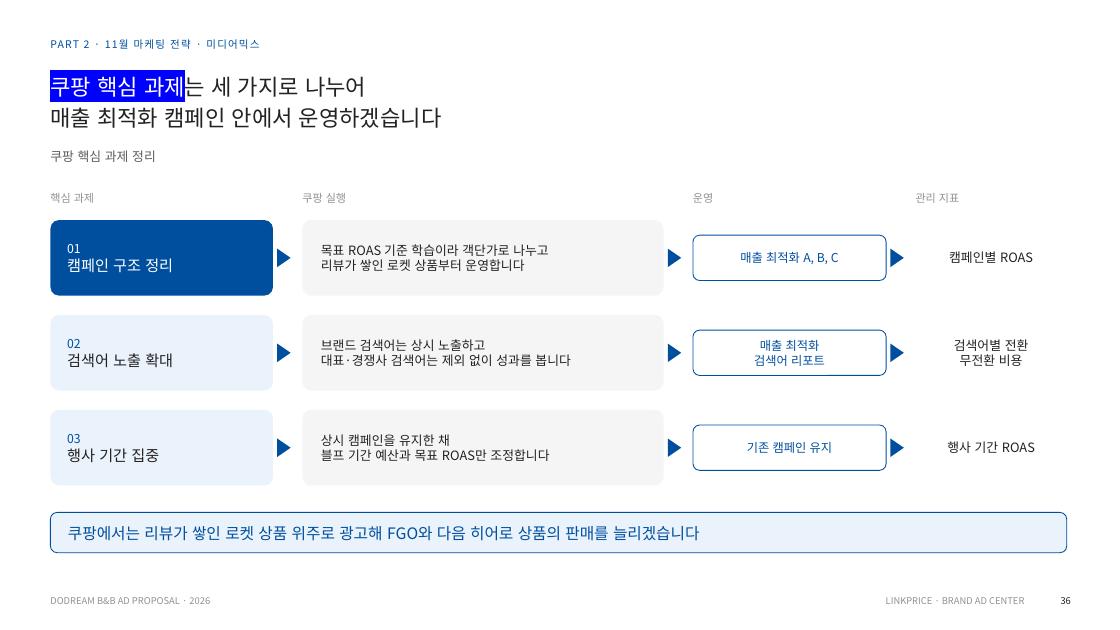
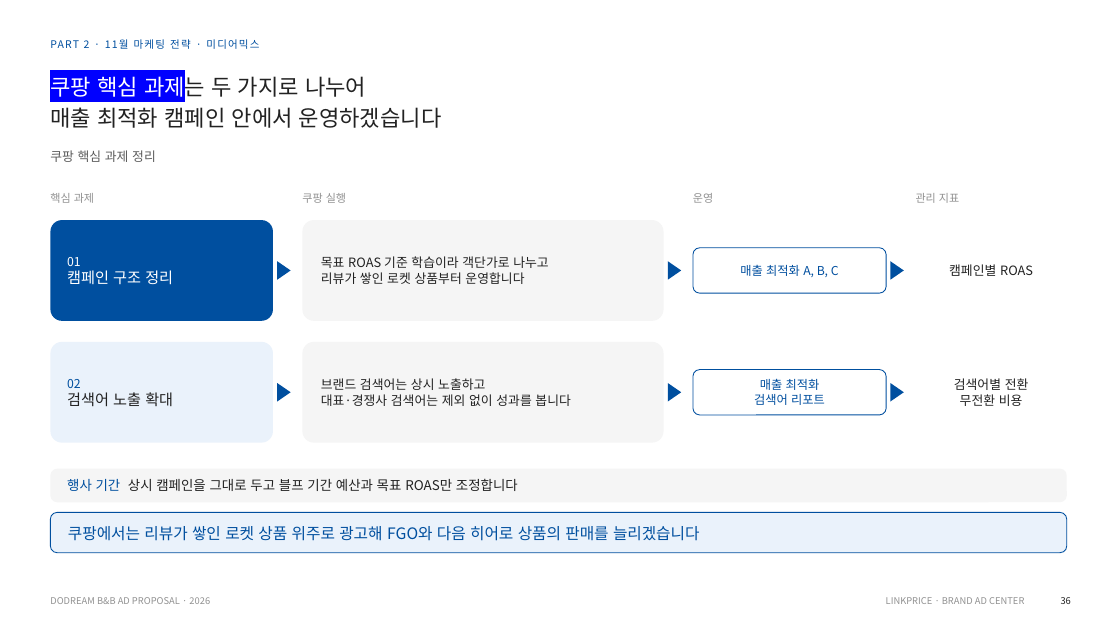
Before and after one commit to sonnet24/mypage, a slide deck: slide 4 of 쿠팡_오픈마켓_11월_261013_취합본.pptx. Drawn at 1120x630 pixels with LibreOffice and Linux fonts; fonts in the diff are those of the drawing. Boxes give left, top, right and bottom in pixels: in the first picture for what was removed or moved away, otherwise in the second. Text is boxed around its words. In the diff, an @@ line names an element or a change of style, - is before the commit and + after.

```diff
--- a/쿠팡_오픈마켓_11월_261013_취합본.pptx
+++ b/쿠팡_오픈마켓_11월_261013_취합본.pptx
@@ text at [50,73,366,101]: text changed @@
-쿠팡 핵심 과제는 세 가지로 나누어
+쿠팡 핵심 과제는 두 가지로 나누어
@@ rounded rectangle: place and size @@
-rounded rectangle at [50,220,273,296]
+rounded rectangle at [50,220,273,321]
@@ text "01": place and size @@
-text "01" at [67,244,173,273]
+text "01" at [67,257,173,285]
@@ rounded rectangle: place and size @@
-rounded rectangle at [302,220,664,296]
+rounded rectangle at [302,220,664,321]
@@ text "목표 ROAS 기준 학습이라 객단가로 ...": place and size @@
-text "목표 ROAS 기준 학습이라 객단가로 ..." at [321,244,548,271]
+text "목표 ROAS 기준 학습이라 객단가로 ..." at [321,256,548,284]
@@ text "캠페인별 ROAS": place and size @@
-text "캠페인별 ROAS" at [949,251,1033,263]
+text "캠페인별 ROAS" at [949,264,1033,276]
@@ rounded rectangle: place and size @@
-rounded rectangle at [693,235,886,281]
+rounded rectangle at [693,248,886,293]
@@ text "매출 최적화 A, B, C": place and size @@
-text "매출 최적화 A, B, C" at [740,252,839,264]
+text "매출 최적화 A, B, C" at [740,265,839,277]
@@ 3 triangles: place and size @@
-3 triangles at [277,249,904,267]
+3 triangles at [277,261,904,280]
@@ rounded rectangle: place and size @@
-rounded rectangle at [50,315,273,391]
+rounded rectangle at [50,342,273,443]
@@ text "02": place and size @@
-text "02" at [67,339,173,368]
+text "02" at [67,379,173,407]
@@ rounded rectangle: place and size @@
-rounded rectangle at [302,315,664,391]
+rounded rectangle at [302,342,664,443]
@@ text "브랜드 검색어는 상시 노출하고": place and size @@
-text "브랜드 검색어는 상시 노출하고" at [321,339,570,366]
+text "브랜드 검색어는 상시 노출하고" at [321,378,570,406]
@@ text "검색어별 전환": place and size @@
-text "검색어별 전환" at [954,339,1029,366]
+text "검색어별 전환" at [954,378,1029,406]
@@ 3 triangles, 1 text, 1 rounded rectangle: place and size @@
-3 triangles, 1 text, 1 rounded rectangle at [277,330,904,376]
+3 triangles, 1 text, 1 rounded rectangle at [277,370,904,415]
@@ rounded rectangle removed at [50,410,273,486] @@
@@ text removed at [67,434,159,462] @@
-03
-행사 기간 집중
@@ triangle removed at [277,439,291,457] @@
@@ triangle removed at [668,439,681,457] @@
@@ rounded rectangle removed at [693,425,886,471] @@
@@ text removed at [747,442,832,453] @@
-기존 캠페인 유지
@@ triangle removed at [891,439,904,457] @@
@@ text removed at [947,441,1035,453] @@
-행사 기간 ROAS
@@ rounded rectangle: place and size @@
-rounded rectangle at [302,410,664,486]
+rounded rectangle at [50,469,1067,502]
@@ rounded rectangle at [50,469,1067,502]: proportions changed @@
@@ text at [67,479,518,491]: text changed; size 11 to 11.5 pt @@
-상시 캠페인을 유지한 채
-블프 기간 예산과 목표 ROAS만 조정합니다
+행사 기간 상시 캠페인을 그대로 두고 블프 기간 예산과 목표 ROAS만 조정합니다
```
